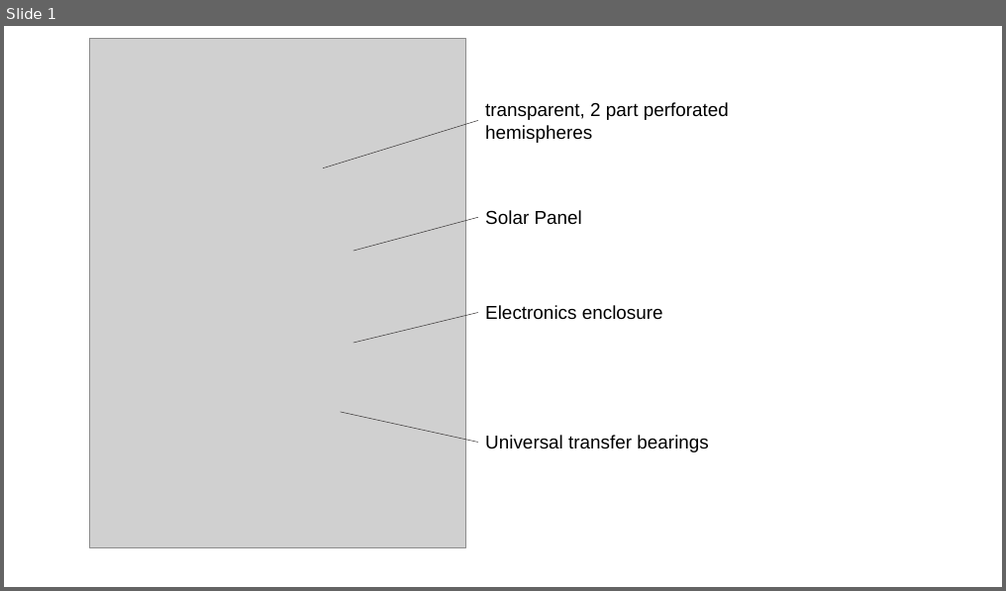
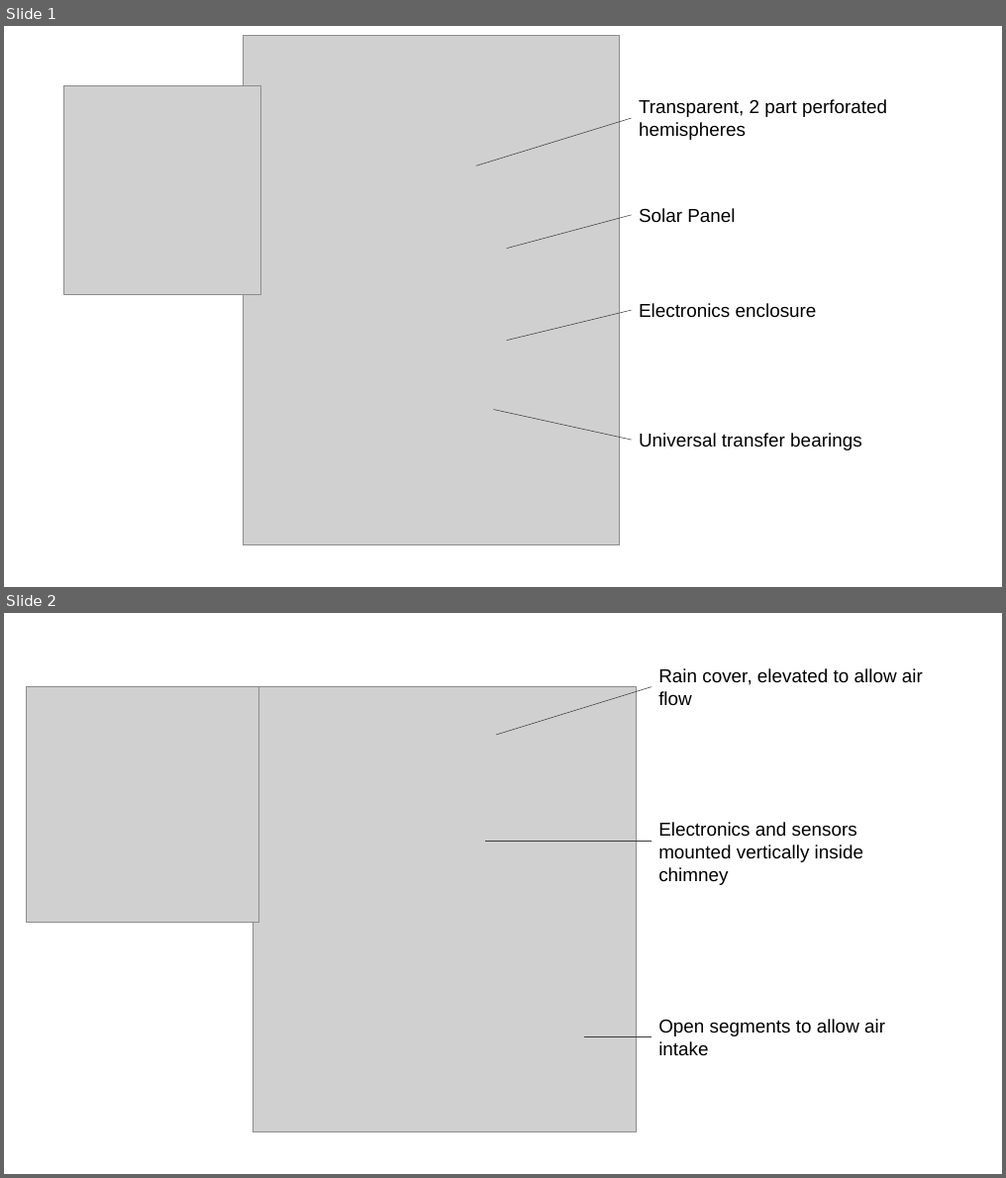
Before and after one commit to mjribeiro/AI-Challenge-2020, a slide deck: Written Report/Engineering_hardware/Engineering_hardware_Figures/engineering_figures_ppt.pptx. Shown one above the other, each under a label of ours: slide 1 before the commit, slides 1 and 2 after it. The pictures are 1006x591 and 1006x1178 pixels, drawn with LibreOffice and Linux fonts; fonts in the diff are those of the drawing; grey boxes stand for pictures. Boxes give left, top, right and bottom in pixels: in the first picture for what was removed or moved away, otherwise in the second. Text is boxed around its words. In the diff, an @@ line names an element or a change of style, - is before the commit and + after.

```diff
--- a/Written Report/Engineering_hardware/Engineering_hardware_Figures/engineering_figures_ppt.pptx
+++ b/Written Report/Engineering_hardware/Engineering_hardware_Figures/engineering_figures_ppt.pptx
@@ slide 2 added at (x1=4, y1=613, x2=1002, y2=1174), background #FFFFFF @@
@@ text added at (x1=658, y1=668, x2=923, y2=706), 18 pt, text #000000 @@
+Rain cover, elevated to allow air flow
@@ picture added at (x1=27, y1=687, x2=258, y2=922) @@
@@ picture added at (x1=254, y1=686, x2=637, y2=1132) @@
@@ line added from (497, 735) to (651, 687), #3B3838 0.5 pt @@
@@ line added from (485, 841) to (651, 841), #3B3838 0.5 pt @@
@@ text added at (x1=658, y1=822, x2=863, y2=885), 18 pt, text #000000 @@
+Electronics and sensors mounted vertically inside chimney
@@ text added at (x1=658, y1=1019, x2=885, y2=1057), 18 pt, text #000000 @@
+Open segments to allow air intake
@@ line added from (585, 1038) to (651, 1038), #3B3838 0.5 pt @@
@@ slide 1 changed as well @@
@@ picture added at (x1=63, y1=86, x2=261, y2=295) @@
@@ text at (x1=639, y1=99, x2=887, y2=140): text changed @@
-transparent, 2 part perforated hemispheres
+Transparent, 2 part perforated hemispheres
@@ 2 lines, 1 picture, 1 text moved together from (x1=90, y1=38, x2=582, y2=548) to (x1=244, y1=35, x2=735, y2=545) @@
@@ 2 texts, 2 lines moved together from (x1=323, y1=120, x2=708, y2=453) to (x1=476, y1=118, x2=861, y2=451) @@
```
Also in this commit, not shown: 2 other slides added, 1 slide removed, 19 other files.
